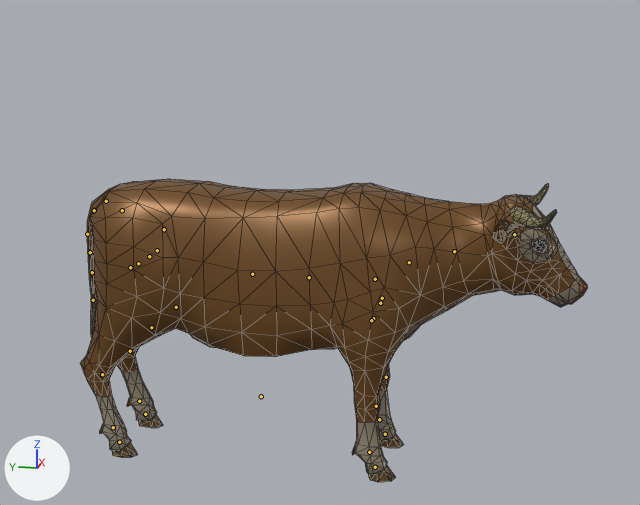
The glTF model assets/models/fauna/quaternius/cow.glb: old version first, new version second.
One viewpoint serves both versions: a camera (50 mm lens) standing at (-13.35, -3.67, 6.77) and looking at (-0.02, -1.01, 3.44). Arrows for +X, +Y and +Z are at lower left; the lights stay in place. The picture after the commit comes second. The bones that change, and the others that lie on the model, are drawn over the model as lines. Mesh edges are drawn as thin lines.

Objects in the first picture: 'Cow'.
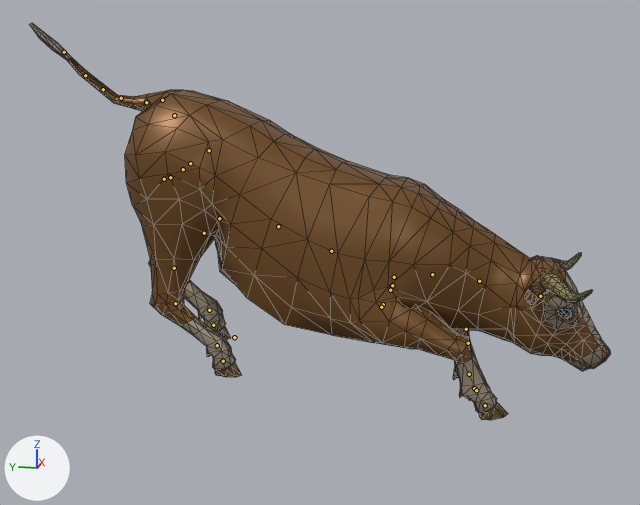
The newer file adds an action. The first version stands in its rest pose; the second is drawn at frame 23 of the action 'Gallop_Jump'.

Location of each change, [x1, y1, x2, y2] in pixels of the pictures (640 x 505 px):
'Cow', posed (15% wider, 31% taller)
    before: [80, 179, 588, 482]
    after: [29, 23, 611, 420]
bone 'Body', root to tip
    before: (261, 396) to (261, 394)
    after: (234, 337) to (235, 335)
bone 'Back', root to tip
    before: (122, 210) to (122, 211)
    after: (174, 115) to (175, 116)
bone 'Neck3', root to tip
    before: (454, 251) to (455, 251)
    after: (479, 281) to (480, 281)
bone 'Head', root to tip
    before: (514, 234) to (515, 235)
    after: (540, 296) to (541, 296)
bone 'FrontShoulder.L', root to tip
    before: (380, 303) to (380, 302)
    after: (390, 290) to (390, 289)
bone 'FrontUpperLeg.L', root to tip
    before: (382, 298) to (382, 298)
    after: (392, 285) to (393, 285)
bone 'FrontLowerLeg.L', root to tip
    before: (386, 377) to (385, 377)
    after: (466, 329) to (466, 330)
bone 'FrontShoulder.R', root to tip
    before: (373, 318) to (373, 318)
    after: (383, 304) to (383, 304)
bone 'FrontUpperLeg.R', root to tip
    before: (371, 320) to (371, 321)
    after: (381, 307) to (382, 307)
bone 'FrontLowerLeg.R', root to tip
    before: (376, 406) to (376, 406)
    after: (468, 343) to (468, 343)
bone 'BackShoulder.L', root to tip
    before: (149, 256) to (150, 256)
    after: (183, 169) to (183, 169)
bone 'BackLeg.L', root to tip
    before: (157, 250) to (157, 251)
    after: (190, 163) to (191, 164)
bone 'BackUpperLeg.L', root to tip
    before: (176, 307) to (175, 307)
    after: (219, 218) to (219, 219)
bone 'BackLowerLeg.L', root to tip
    before: (130, 351) to (130, 352)
    after: (174, 268) to (174, 268)
bone 'BackShoulder.R', root to tip
    before: (138, 263) to (138, 264)
    after: (170, 177) to (170, 177)
bone 'BackLeg.R', root to tip
    before: (130, 267) to (130, 268)
    after: (164, 179) to (164, 179)
bone 'BackUpperLeg.R', root to tip
    before: (151, 327) to (151, 328)
    after: (204, 233) to (204, 233)
bone 'BackLowerLeg.R', root to tip
    before: (102, 374) to (102, 375)
    after: (175, 303) to (176, 304)
bone 'Tail2', root to tip
    before: (106, 201) to (105, 201)
    after: (162, 100) to (162, 100)
bone 'Tail3', root to tip
    before: (94, 210) to (94, 210)
    after: (146, 102) to (146, 102)
bone 'Tail4', root to tip
    before: (87, 234) to (88, 234)
    after: (121, 98) to (120, 98)
bone 'Tail5', root to tip
    before: (90, 252) to (90, 252)
    after: (103, 89) to (103, 89)
bone 'Tail6', root to tip
    before: (92, 272) to (92, 272)
    after: (85, 75) to (85, 75)
bone 'Tail7', root to tip
    before: (93, 300) to (93, 300)
    after: (64, 52) to (64, 51)
bone 'IKBackLeg.L', root to tip
    before: (139, 401) to (140, 402)
    after: (209, 310) to (209, 311)
bone 'IKFrontLeg.L', root to tip
    before: (379, 419) to (380, 421)
    after: (469, 374) to (469, 375)
bone 'IKBackLeg.R', root to tip
    before: (113, 427) to (113, 429)
    after: (217, 345) to (217, 347)
bone 'IKFrontLeg.R', root to tip
    before: (369, 452) to (369, 453)
    after: (476, 390) to (477, 391)

What the commit changed:
Bone 'Body' (bone_body) moves from (0.0, 0.0, 0.0) to (0.0, 0.01, -0.0043).
Bone 'Body' (bone_body) turns from (0, 0, 0) to (22, -1, 0) degrees about its own x, y and z.
Bone 'Back' (bone_back) moves from (0.0, 0.0, 0.0) to (0.0, 0.0011, 0.0001).
Bone 'Neck3' (bone_neck3) turns from (0, 0, 0) to (-8, 0, 0) degrees about its own x, y and z.
Bone 'Head' (bone_head) turns from (0, 0, 0) to (27, 0, 0) degrees about its own x, y and z.
Bone 'FrontShoulder.L' (bone_frontshoulder_l) moves from (0.0, 0.0, 0.0) to (-0.0016, 0.0002, -0.0002).
Bone 'FrontUpperLeg.L' (bone_frontupperleg_l) turns from (0, 0, 0) to (-79, 0, -4) degrees about its own x, y and z.
Bone 'FrontLowerLeg.L' (bone_frontlowerleg_l) turns from (0, 0, 0) to (-45, 0, 0) degrees about its own x, y and z.
Bone 'FrontShoulder.R' (bone_frontshoulder_r) moves from (0.0, 0.0, 0.0) to (0.0016, 0.0002, -0.0001).
Bone 'FrontUpperLeg.R' (bone_frontupperleg_r) turns from (0, 0, 0) to (-89, 0, -6) degrees about its own x, y and z.
Bone 'FrontLowerLeg.R' (bone_frontlowerleg_r) turns from (0, 0, 0) to (-49, 0, 0) degrees about its own x, y and z.
Bone 'BackShoulder.L' (bone_backshoulder_l) turns from (0, 0, 0) to (-1, -32, 6) degrees about its own x, y and z.
Bone 'BackLeg.L' (bone_backleg_l) turns from (0, 0, 0) to (-1, -1, 3) degrees about its own x, y and z.
Bone 'BackUpperLeg.L' (bone_backupperleg_l) turns from (0, 0, 0) to (9, 1, 2) degrees about its own x, y and z.
Bone 'BackLowerLeg.L' (bone_backlowerleg_l) turns from (0, 0, 0) to (32, 0, 0) degrees about its own x, y and z.
Bone 'BackShoulder.R' (bone_backshoulder_r) moves from (0.0, 0.0, 0.0) to (-0.0007, -0.0001, 0.0).
Bone 'BackShoulder.R' (bone_backshoulder_r) turns from (0, 0, 0) to (3, 42, 2) degrees about its own x, y and z.
Bone 'BackLeg.R' (bone_backleg_r) turns from (0, 0, 0) to (0, 0, 1) degrees about its own x, y and z.
Bone 'BackUpperLeg.R' (bone_backupperleg_r) turns from (0, 0, 0) to (-3, 0, 1) degrees about its own x, y and z.
Bone 'BackLowerLeg.R' (bone_backlowerleg_r) turns from (0, 0, 0) to (15, 1, 0) degrees about its own x, y and z.
Bone 'Tail2' (bone_tail2) turns from (0, 0, 0) to (6, 0, 0) degrees about its own x, y and z.
Bone 'Tail3' (bone_tail3) turns from (0, 0, 0) to (51, -2, 1) degrees about its own x, y and z.
Bone 'Tail4' (bone_tail4) turns from (0, 0, 0) to (40, -2, 5) degrees about its own x, y and z.
Bone 'Tail5' (bone_tail5) turns from (0, 0, 0) to (11, 0, 0) degrees about its own x, y and z.
Bone 'Tail6' (bone_tail6) turns from (0, 0, 0) to (6, 0, 0) degrees about its own x, y and z.
Bone 'Tail7' (bone_tail7) turns from (0, 0, 0) to (-11, 0, 1) degrees about its own x, y and z.
Bone 'IKBackLeg.L' (bone_ikbackleg_l) moves from (0.0, 0.0, 0.0) to (0.0, -0.0116, -0.0192).
Bone 'IKBackLeg.L' (bone_ikbackleg_l) turns from (0, 0, 0) to (6, 0, 0) degrees about its own x, y and z.
Bone 'IKFrontLeg.L' (bone_ikfrontleg_l) moves from (0.0, 0.0, 0.0) to (0.0, -0.0034, -0.0172).
Bone 'IKBackLeg.R' (bone_ikbackleg_r) moves from (0.0, 0.0, 0.0) to (0.0, -0.0078, -0.0231).
Bone 'IKBackLeg.R' (bone_ikbackleg_r) turns from (0, 0, 0) to (2, 0, 0) degrees about its own x, y and z.
Bone 'IKFrontLeg.R' (bone_ikfrontleg_r) moves from (0.0, 0.0, 0.0) to (0.0, -0.0049, -0.0193).
Bone 'IKFrontLeg.R' (bone_ikfrontleg_r) turns from (0, 0, 0) to (-9, 0, 0) degrees about its own x, y and z.
